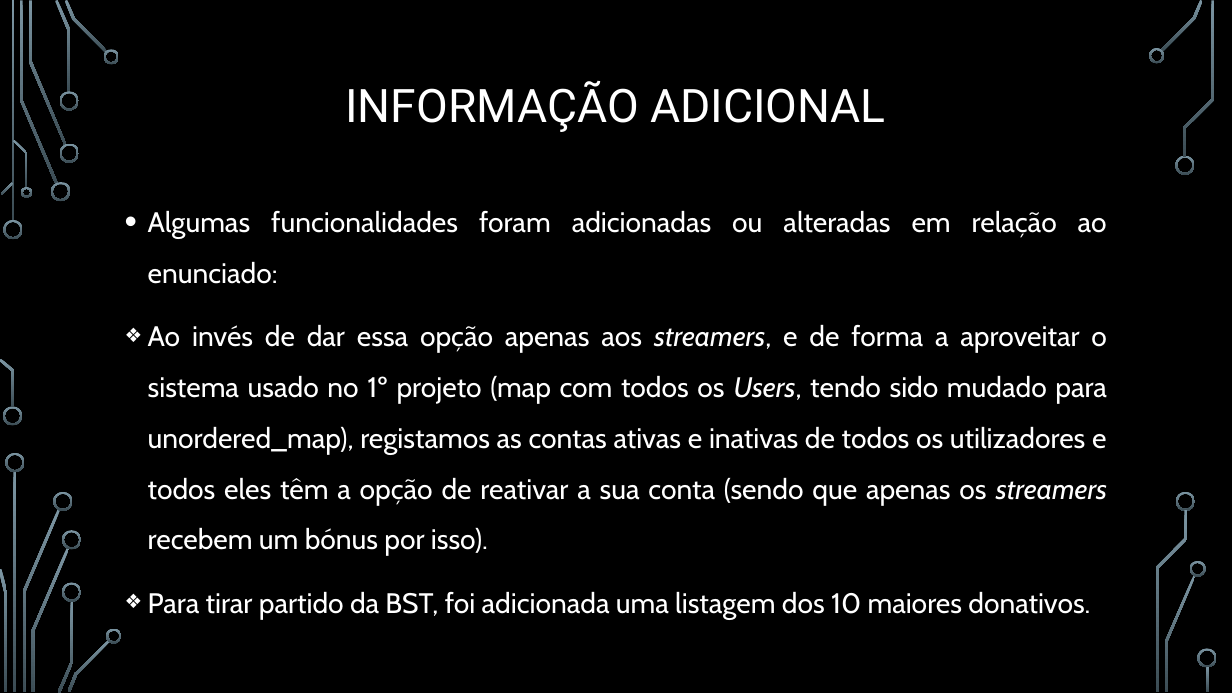
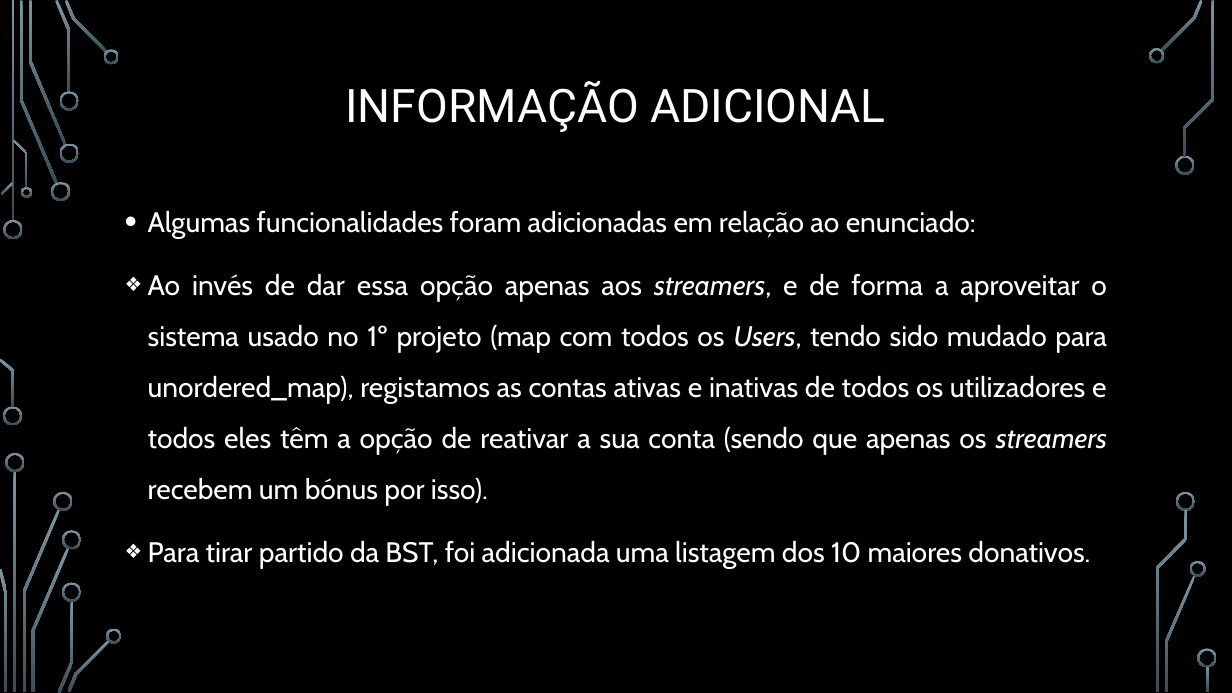
Before and after one commit to BrunoRosendo/StreamZ-AEDA-proj-, a slide deck: slide 12 of Parte 2.pptx. Drawn at 1232x693 pixels with LibreOffice and Linux fonts; fonts in the diff are those of the drawing; background and template pictures are left out. Boxes give left, top, right and bottom in pixels: in the first picture for what was removed or moved away, otherwise in the second. Text is boxed around its words. In the diff, an @@ line names an element or a change of style, - is before the commit and + after.

```diff
--- a/Parte 2.pptx
+++ b/Parte 2.pptx
@@ text at bbox=[148, 210, 976, 238]: text changed @@
-• Algumas funcionalidades foram adicionadas ou alteradas em relação ao enunciado:
+• Algumas funcionalidades foram adicionadas em relação ao enunciado:
```
Also in this commit, not shown: 2 other slides changed, 2 other files.
